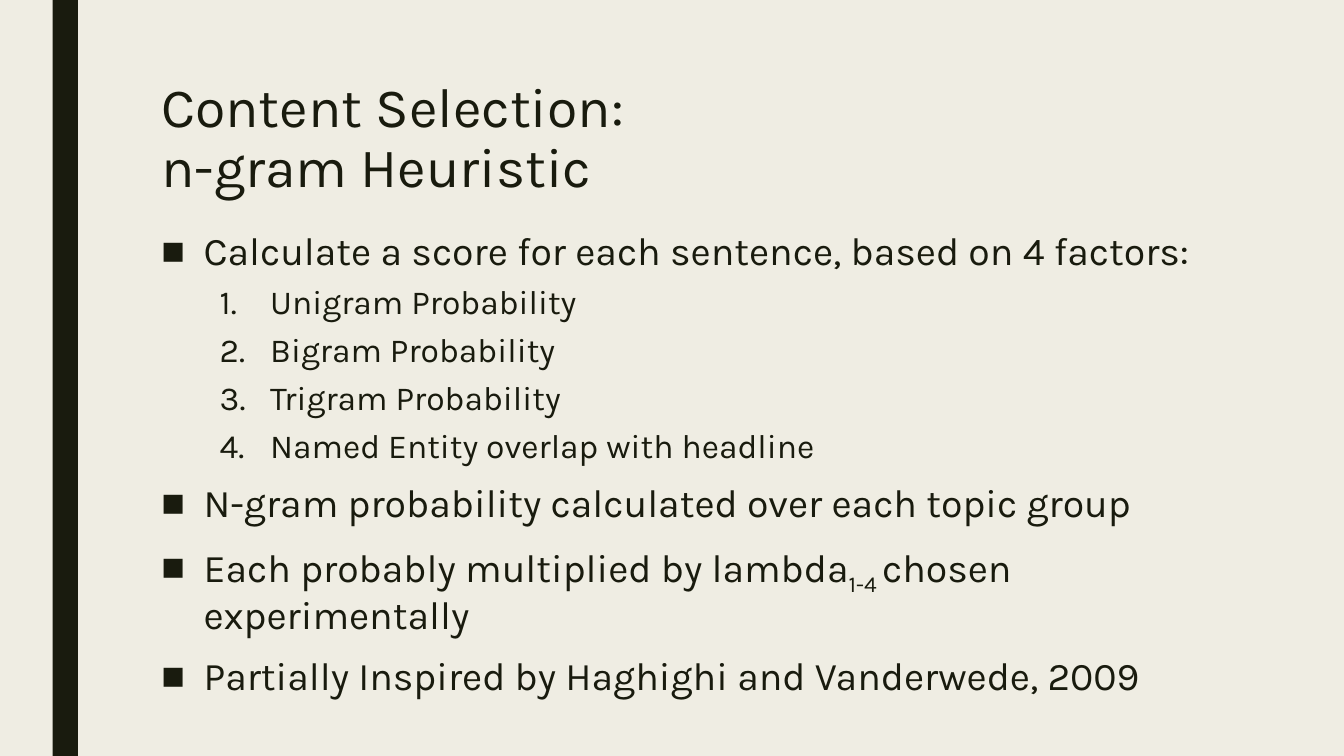
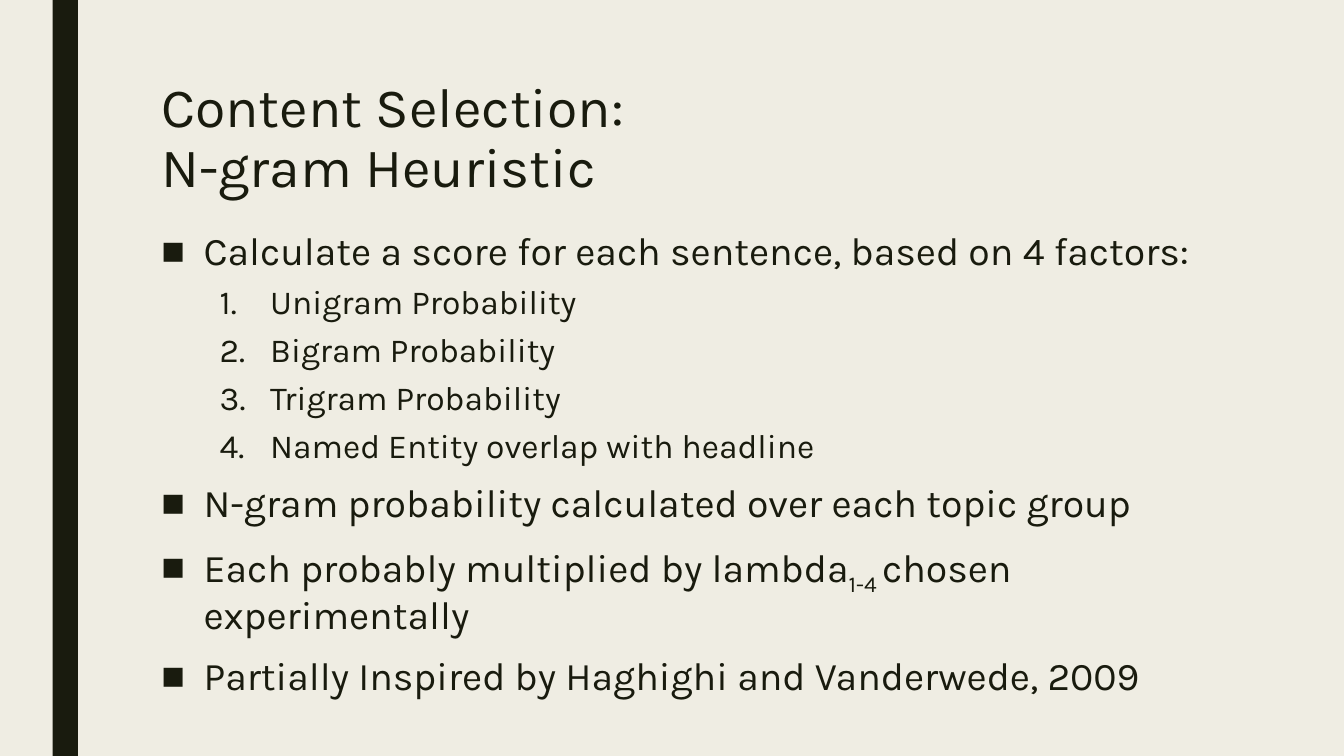
Before and after one commit to Mindful/ling-573, a slide deck: slide 10 of doc/D2_presentation.pptx. Drawn at 1344x756 pixels with LibreOffice and Linux fonts; fonts in the diff are those of the drawing. Boxes give left, top, right and bottom in pixels: in the first picture for what was removed or moved away, otherwise in the second. Text is boxed around its words. In the diff, an @@ line names an element or a change of style, - is before the commit and + after.

```diff
--- a/doc/D2_presentation.pptx
+++ b/doc/D2_presentation.pptx
@@ title at <box>161,89,624,200</box>: text changed @@
-Content Selection:
-n-gram Heuristic
+Content Selection:
+N-gram Heuristic
```
Also in this commit, not shown: 2 other slides changed.
